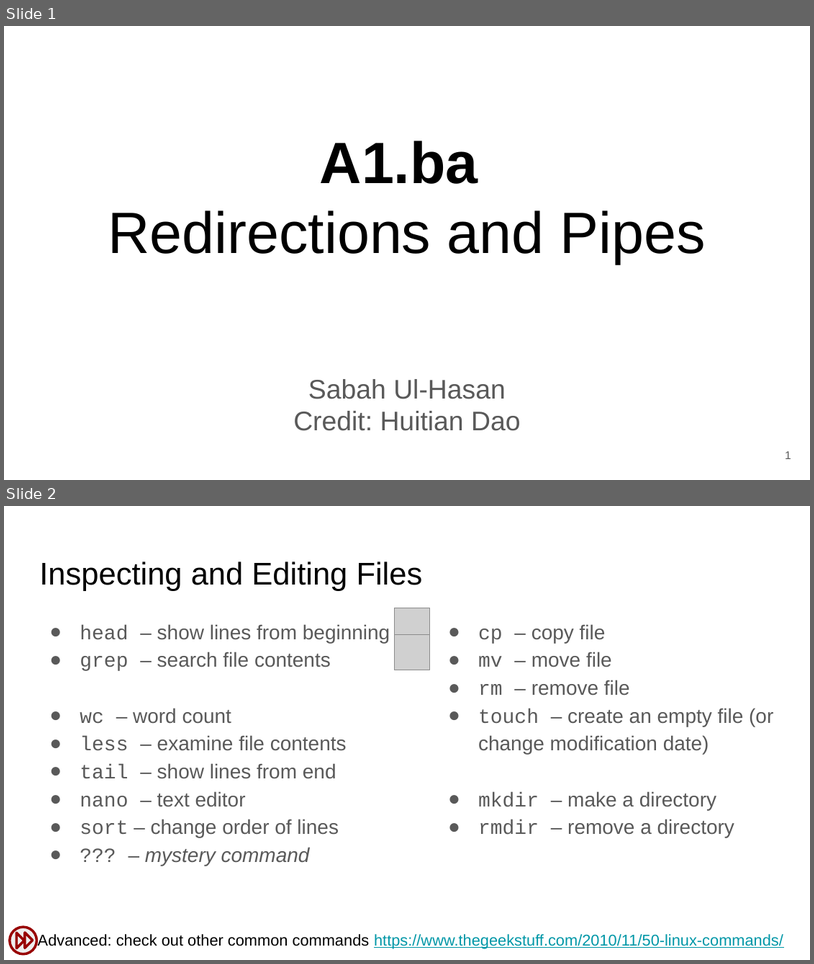
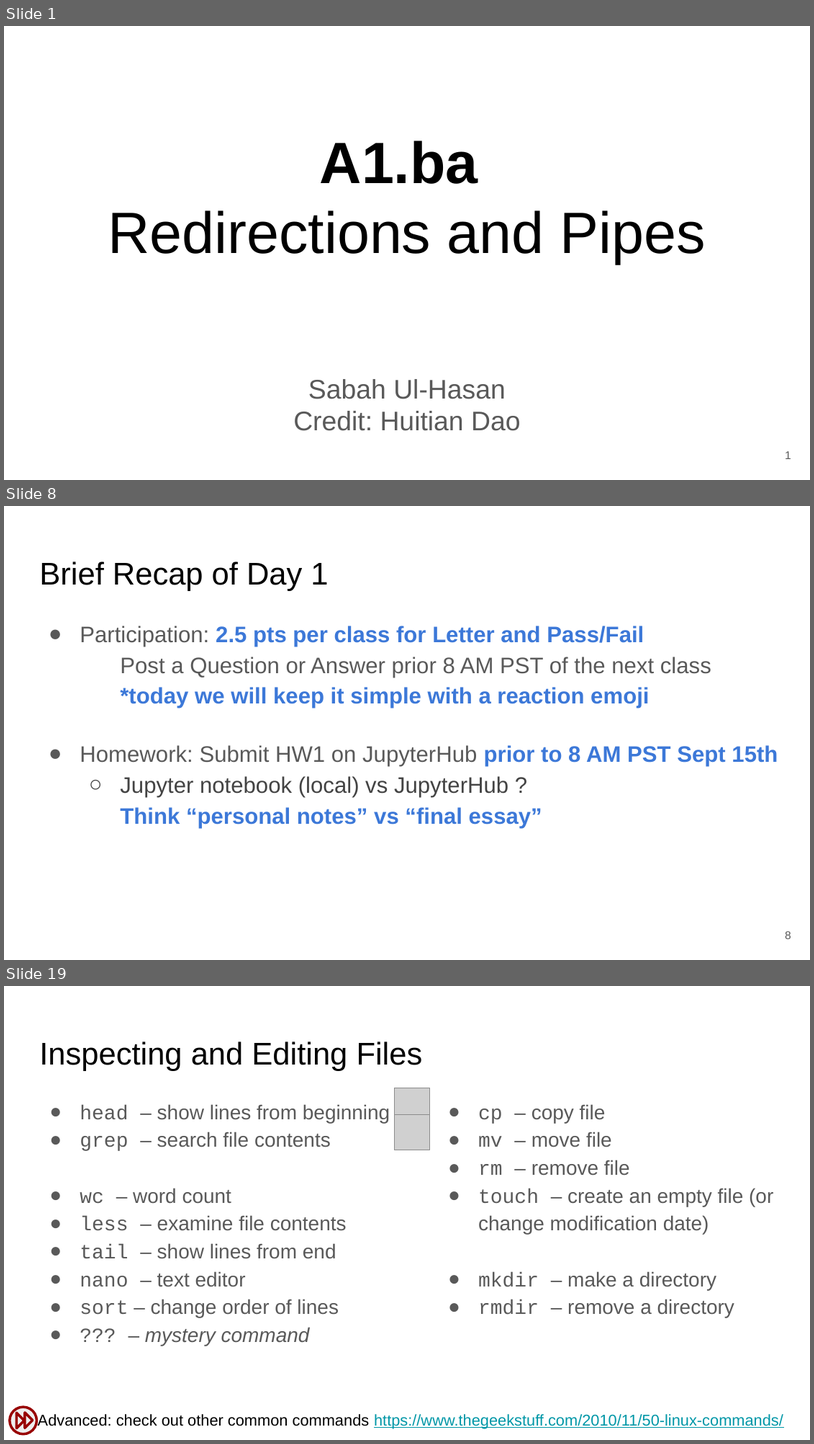
Before and after one commit to SuLab/Applied-Bioinformatics, a slide deck: Lectures/A1.b_Bash-redirections-pipes.pptx. Shown one above the other, each under a label of ours: slides 1 and 2 before the commit, slides 1, 8 and 19 after it; the slides between them are not shown. The pictures are 814x964 and 814x1444 pixels, drawn with LibreOffice and Linux fonts; fonts in the diff are those of the drawing; grey boxes stand for pictures. Boxes give left, top, right and bottom in pixels: in the first picture for what was removed or moved away, otherwise in the second. Text is boxed around its words. In the diff, an @@ line names an element or a change of style, - is before the commit and + after.

```diff
--- a/Lectures/A1.b_Bash-redirections-pipes.pptx
+++ b/Lectures/A1.b_Bash-redirections-pipes.pptx
@@ slide 8 added at (x1=4, y1=506, x2=810, y2=960), background #FFFFFF @@
@@ title added at (x1=39, y1=561, x2=328, y2=591), 28 pt, text #000000 @@
+Brief Recap of Day 1
@@ text added at (x1=80, y1=626, x2=778, y2=828), 20 pt, text #3C78D8, bold @@
+● Participation: 2.5 pts per class for Letter and Pass/Fail
+  Post a Question or Answer prior 8 AM PST of the next class
+  *today we will keep it simple with a reaction emoji
+● Homework: Submit HW1 on JupyterHub prior to 8 AM PST Sept 15th
+  ○ Jupyter notebook (local) vs JupyterHub ?
+    Think “personal notes” vs “final essay”
@@ page number added at (x1=785, y1=931, x2=792, y2=939), 10 pt, text #595959 @@
+8
@@ what was slide 2 is now slide 19 @@
```
Also in this commit, not shown: 1 slide changed, 17 other slides added, 1 slide removed.
